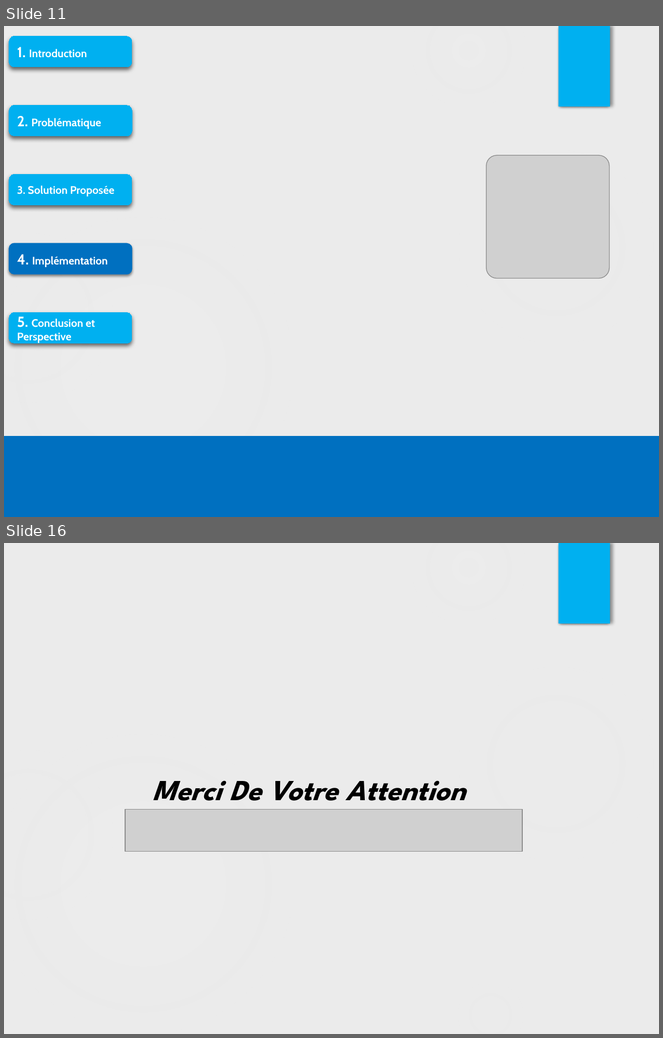
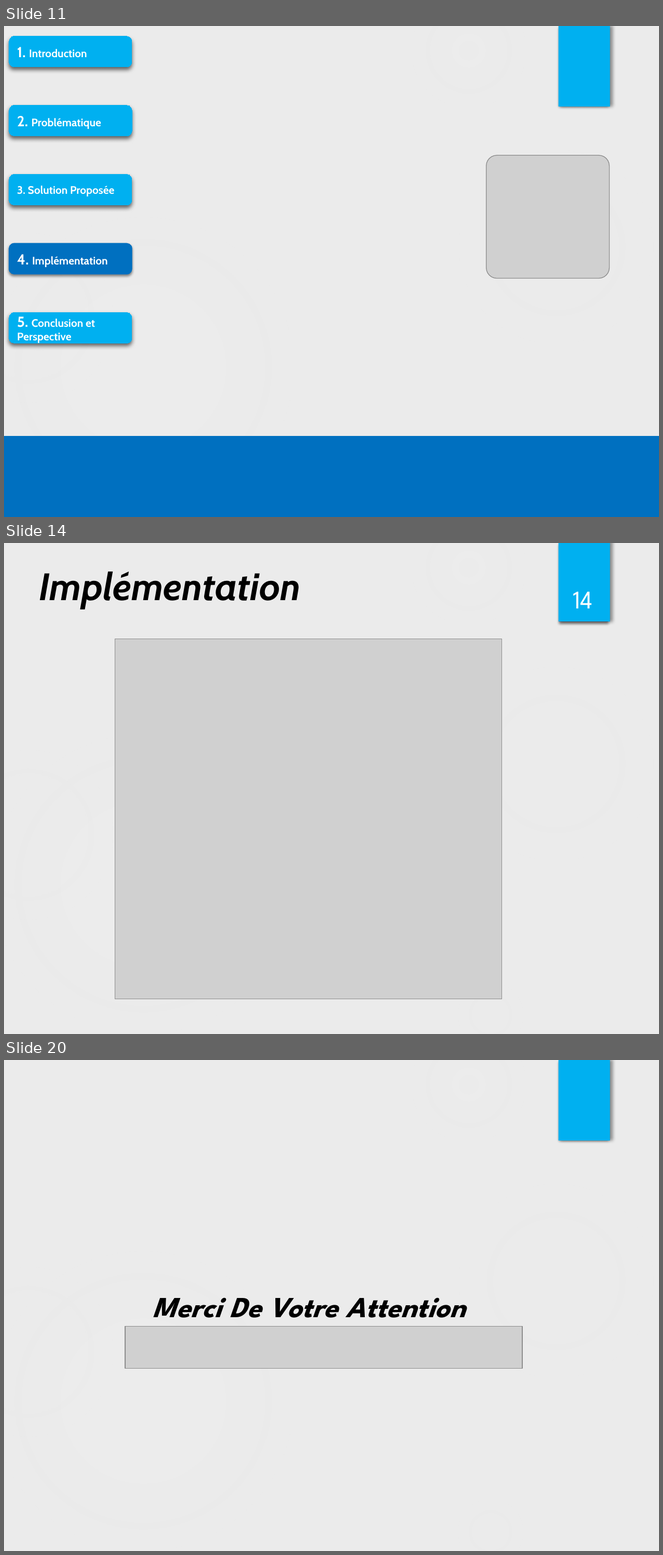
Before and after one commit to HAYKEL88/MASTER2_PFE, a slide deck: Docs/FinalPresentationPFE.pptx. Shown one above the other, each under a label of ours: slides 11 and 16 before the commit, slides 11, 14 and 20 after it; the slides between them are not shown. The pictures are 663x1038 and 663x1555 pixels, drawn with LibreOffice and Linux fonts; fonts in the diff are those of the drawing; grey boxes stand for pictures. Boxes give left, top, right and bottom in pixels: in the first picture for what was removed or moved away, otherwise in the second. Text is boxed around its words. In the diff, an @@ line names an element or a change of style, - is before the commit and + after.

```diff
--- a/Docs/FinalPresentationPFE.pptx
+++ b/Docs/FinalPresentationPFE.pptx
@@ slide 14 added at <box>4,543,659,1034</box>, background #EBEBEB; not listed: 6 template elements that a slide beside it also shows @@
@@ rectangle added at <box>558,543,610,622</box>, fill #00B0F0 @@
@@ text added at <box>39,572,301,609</box>, 42 pt, text #000000, bold, italic @@
+Implémentation
@@ text added at <box>573,591,593,609</box>, 28 pt, text #FFFFFF @@
+14
@@ picture added at <box>115,639,502,1000</box> @@
@@ what was slide 16 is now slide 20 @@
```
Also in this commit, not shown: 9 slides changed, 3 other slides added, 7 other files.
